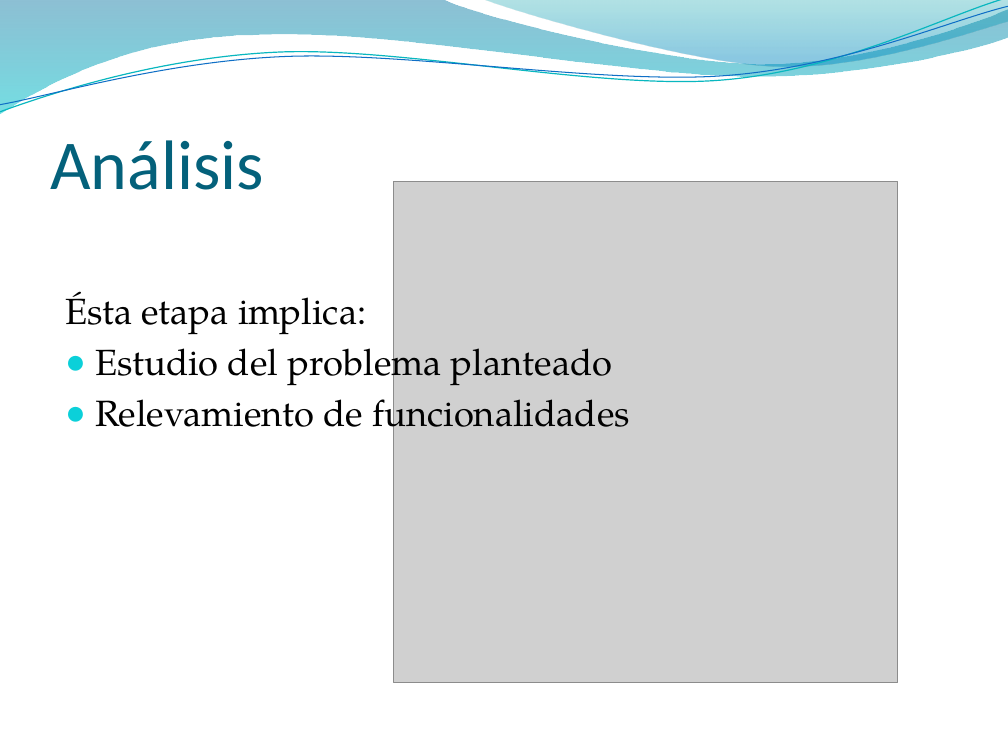
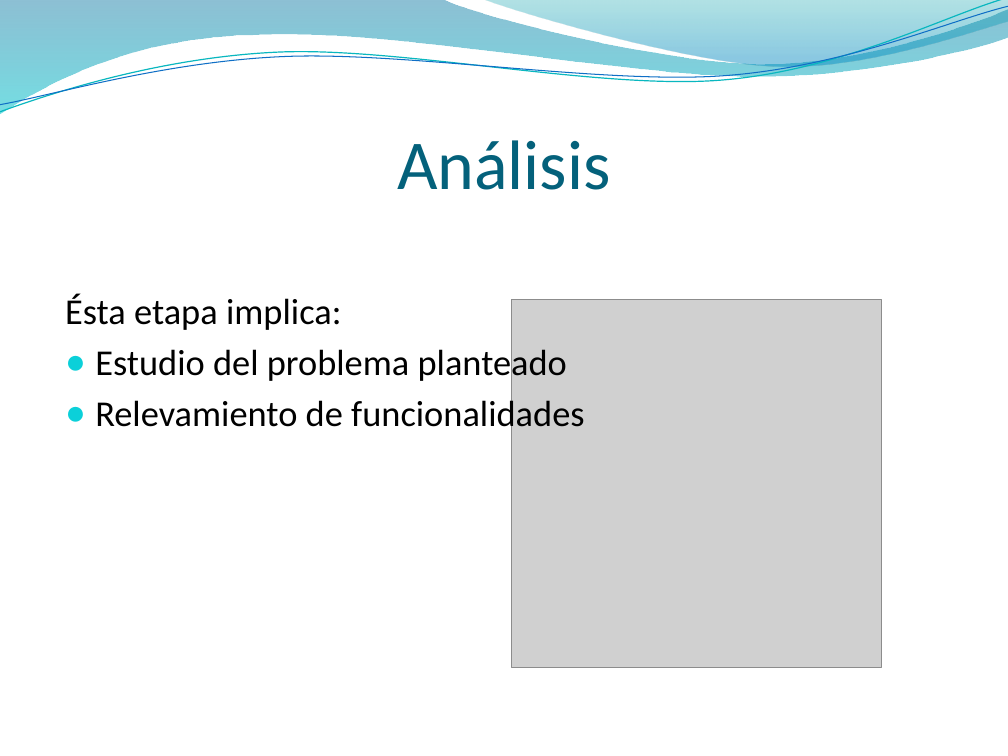
Before and after one commit to ORGTecnologo/7b6581PT, a slide deck: slide 10 of Documentacion/Entregas/Presentacion/Presentacion.pptx (slide 8 before the commit). Drawn at 1008x756 pixels with LibreOffice and Linux fonts; fonts in the diff are those of the drawing; grey boxes stand for pictures; background and template pictures are left out. Boxes give left, top, right and bottom in pixels: in the first picture for what was removed or moved away, otherwise in the second. Text is boxed around its words. In the diff, an @@ line names an element or a change of style, - is before the commit and + after.

```diff
--- a/Documentacion/Entregas/Presentacion/Presentacion.pptx
+++ b/Documentacion/Entregas/Presentacion/Presentacion.pptx
@@ title "Análisis" at [397,140,611,190]: alignment left to centre @@
@@ rectangle added at [0,229,1008,756], fill #FFFFFF @@
@@ text "Ésta etapa implica:" at [65,294,584,435]: font TeX Gyre Pagella to Calibri @@
@@ picture: place and size @@
-picture at [394,181,898,683]
+picture at [512,299,881,667]
```
Also in this commit, not shown: 10 other slides changed, 5 slides added, 17 slides removed, 3 other files.
